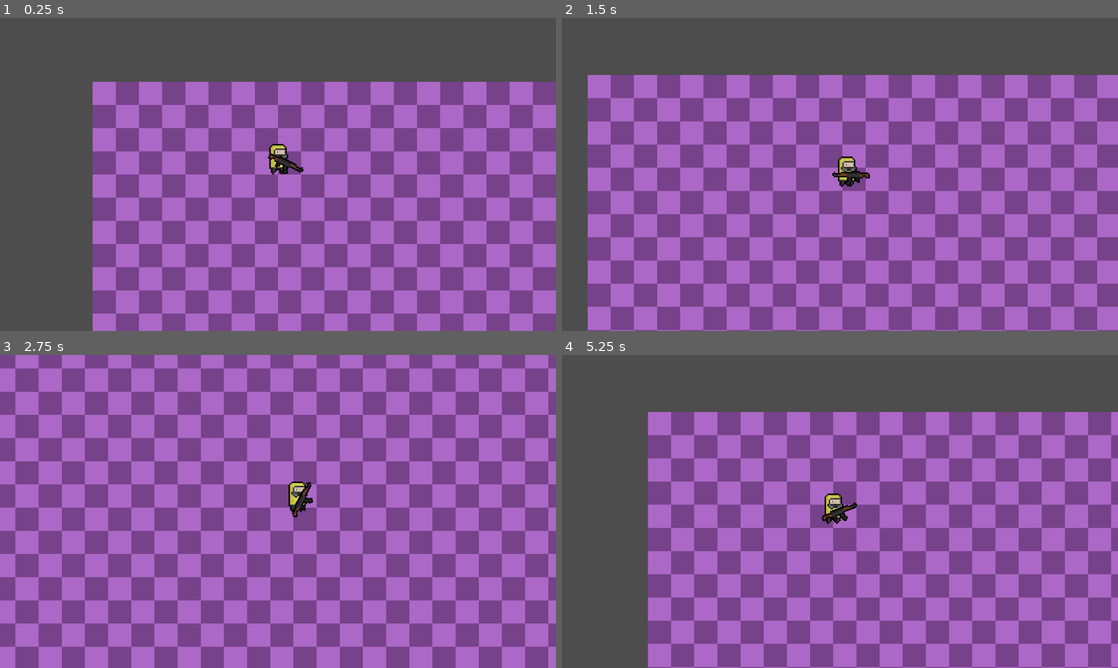
Above: before the commit, frames 1-4 (two rows, left to right).
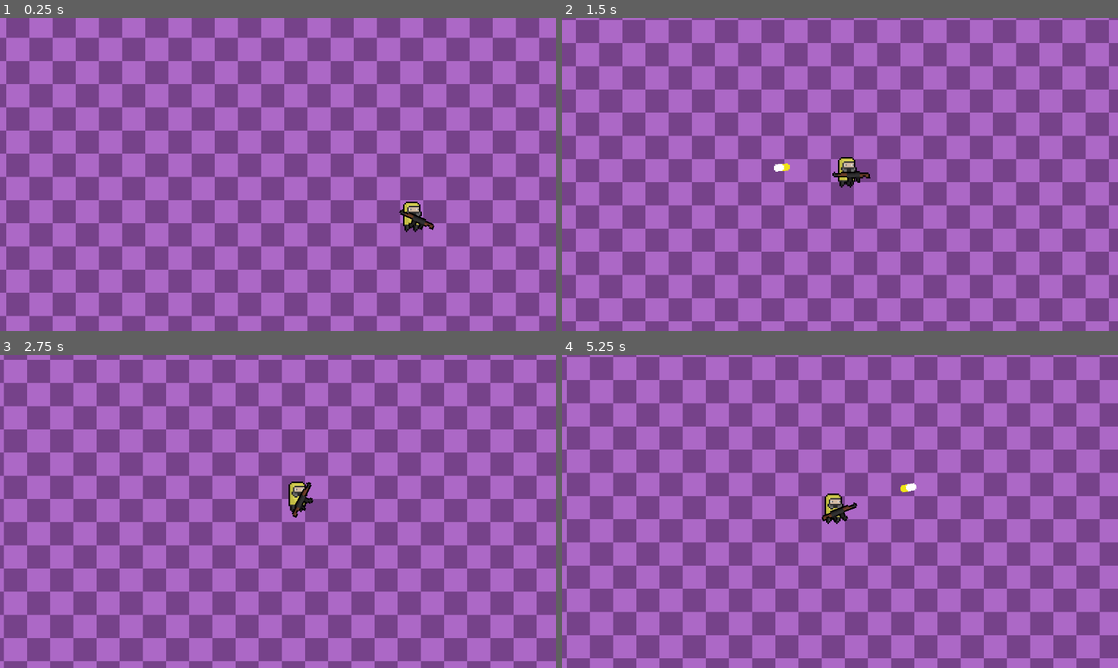
Above: after the commit, the same moments.

Repository: jenul-ferdinand/lab-ratz
Game: Godot game, scene res://Scenes/World.tscn
Same seed, same stepped clock (60 frames per second), same inputs: the game is played once before the commit and once after it.
Inputs (mouse positions are in pixels of both pictures, inside the frame that each line leads up to):
- Up to frame 1 (0.25 s): no input
- Up to frame 2 (1.5 s): move the mouse to (962, 158) at 0.52 s; hold D (right) 0.53-1.28 s; click (962, 158) at 0.6 s; move the mouse to (728, 190) at 1.27 s; hold S (down) from 1.28 s (still down); click (728, 190) at 1.35 s
- Up to frame 3 (2.75 s): move the mouse to (333, 442) at 2.02 s; release S (down) at 2.03 s; hold D (right) from 2.03 s (still down); click (333, 442) at 2.1 s
- Up to frame 4 (5.25 s): move the mouse to (812, 574) at 2.77 s; release D (right) at 2.78 s; hold W (up) 2.78-3.53 s; click (812, 574) at 2.85 s; move the mouse to (1006, 558) at 3.52 s; hold A (left) 3.53-5.03 s; click (1006, 558) at 3.6 s; move the mouse to (673, 464) at 4.27 s; click (673, 464) at 4.35 s; move the mouse to (867, 511) at 5.02 s; hold S (down) from 5.03 s (still down); click (867, 511) at 5.1 s

The runs differ from the first frame. In frame 1, 56% of the frame differs, in the area x 0-100%, y 0-100%; in frame 2, 62%; in frame 3, 51%; in frame 4, 66%.

Commit message:
Basic shooting functionality

Diff:
--- a/Scenes/Bullet.tscn
+++ b/Scenes/Bullet.tscn
@@ -1,17 +1,19 @@
-[gd_scene load_steps=3 format=3 uid="uid://bj488guruu3ig"]
+[gd_scene load_steps=4 format=3 uid="uid://bj488guruu3ig"]
 
 [ext_resource type="Texture2D" uid="uid://cmfyhntkxtyg1" path="res://Sprites/spr_bullet.png" id="1_5jfls"]
+[ext_resource type="Script" path="res://Scripts/Bullet.gd" id="1_loyqf"]
 
 [sub_resource type="CapsuleShape2D" id="CapsuleShape2D_t23fr"]
 radius = 2.5
 height = 12.0
 
-[node name="Bullet" type="RigidBody2D"]
+[node name="Bullet" type="Area2D"]
+top_level = true
+script = ExtResource("1_loyqf")
 
 [node name="Collision" type="CollisionShape2D" parent="."]
 position = Vector2(1.19209e-07, -2.01948e-28)
 rotation = 1.5708
-scale = Vector2(1, 1)
 shape = SubResource("CapsuleShape2D_t23fr")
 
 [node name="Sprite" type="Sprite2D" parent="."]
--- /dev/null
+++ b/Scenes/Gun.tscn
@@ -0,0 +1,16 @@
+[gd_scene load_steps=3 format=3 uid="uid://c5l31tvq4om7a"]
+
+[ext_resource type="Script" path="res://Scripts/Gun.gd" id="1_75sys"]
+[ext_resource type="Texture2D" uid="uid://0cnpyyo02sri" path="res://Sprites/spr_ak47.png" id="2_bl6jf"]
+
+[node name="Gun" type="StaticBody2D"]
+script = ExtResource("1_75sys")
+
+[node name="Sprite" type="Sprite2D" parent="."]
+texture_filter = 1
+position = Vector2(4, -7)
+texture = ExtResource("2_bl6jf")
+
+[node name="ShootingPoint" type="Marker2D" parent="Sprite"]
+unique_name_in_owner = true
+position = Vector2(14, -2)
--- a/Scenes/World.tscn
+++ b/Scenes/World.tscn
@@ -1,11 +1,10 @@
-[gd_scene load_steps=11 format=3 uid="uid://1cnpo66glhil"]
+[gd_scene load_steps=10 format=3 uid="uid://1cnpo66glhil"]
 
 [ext_resource type="Texture2D" uid="uid://bkenlqvfqjaxr" path="res://Sprites/spr_debug_floor.png" id="1_fu7e7"]
 [ext_resource type="Script" path="res://Scripts/PlayerCamera.gd" id="2_h0n51"]
 [ext_resource type="Script" path="res://Scripts/Player.gd" id="3_m3143"]
 [ext_resource type="Texture2D" uid="uid://bjnpx3lj77x0y" path="res://Sprites/spr_hazmat.png" id="4_oid07"]
-[ext_resource type="Script" path="res://Scripts/Gun.gd" id="5_jvlux"]
-[ext_resource type="Texture2D" uid="uid://0cnpyyo02sri" path="res://Sprites/spr_ak47.png" id="6_rvcyd"]
+[ext_resource type="PackedScene" uid="uid://c5l31tvq4om7a" path="res://Scenes/Gun.tscn" id="5_1f4h0"]
 
 [sub_resource type="TileSetAtlasSource" id="TileSetAtlasSource_t47xf"]
 texture = ExtResource("1_fu7e7")
@@ -39,6 +38,7 @@
 script = ExtResource("2_h0n51")
 
 [node name="Player" type="CharacterBody2D" parent="."]
+position = Vector2(312, 134)
 script = ExtResource("3_m3143")
 
 [node name="Collision" type="CollisionShape2D" parent="Player"]
@@ -58,10 +58,4 @@
 shape = SubResource("CapsuleShape2D_j3l0l")
 debug_color = Color(0.984314, 0, 0.352941, 0.419608)
 
-[node name="Gun" type="StaticBody2D" parent="Player"]
-script = ExtResource("5_jvlux")
-
-[node name="Sprite" type="Sprite2D" parent="Player/Gun"]
-texture_filter = 1
-position = Vector2(4, -7)
-texture = ExtResource("6_rvcyd")
+[node name="Gun" parent="Player" instance=ExtResource("5_1f4h0")]
--- /dev/null
+++ b/Scripts/Bullet.gd
@@ -0,0 +1,11 @@
+extends Area2D
+
+const BULLET_SPEED = 300
+
+func _process(delta):
+	# Set the direction of the bullet always to be rotated from the right
+	var direction = Vector2.RIGHT.rotated(rotation)
+
+
+	# Move the bullet
+	position += direction * BULLET_SPEED * delta
--- a/Scripts/Gun.gd
+++ b/Scripts/Gun.gd
@@ -10,7 +10,30 @@
 	$Sprite.rotation_degrees = angle_degrees
 
 	# Flipping gun if mouse is on left or right of origin
-	if (mouse_position.x < position.x):
-		$Sprite.flip_v = true
+	$Sprite.flip_v = true if mouse_position.x < position.x else false
+
+	# Flipping the shooting point based on gun
+	if $Sprite.flip_v == true:
+		%ShootingPoint.position.y = +2
 	else:
-		$Sprite.flip_v = false
+		%ShootingPoint.position.y = -2
+
+	# Handle shooting input
+	if Input.is_action_just_pressed("shoot"):
+		shoot()
+
+func shoot():
+	# Preload the bullet scene
+	const BULLET = preload("res://Scenes/Bullet.tscn")
+
+	# Create an instance of the bullet scene
+	var new_bullet = BULLET.instantiate()
+
+	# Set the global position as the ShootingPoint of the gun
+	new_bullet.global_position = %ShootingPoint.global_position
+
+	# Set the rotation
+	new_bullet.global_rotation = %ShootingPoint.global_rotation
+
+	# Add the new Bullet as a child of the ShootingPoint
+	%ShootingPoint.add_child(new_bullet)
--- a/Scripts/Player.gd
+++ b/Scripts/Player.gd
@@ -20,6 +20,11 @@
 	if Input.is_action_pressed("right"):
 		motion.x += 1
 
+	if motion.x < 0:
+		$Sprite.flip_h = true;
+	else:
+		$Sprite.flip_h = false;
+
 	# Normalise movement (same speed every direction)
 	motion = motion.normalized()
 	# Apply motion times movespeed to player velocity
--- a/project.godot
+++ b/project.godot
@@ -41,6 +41,11 @@
 "events": [Object(InputEventKey,"resource_local_to_scene":false,"resource_name":"","device":-1,"window_id":0,"alt_pressed":false,"shift_pressed":false,"ctrl_pressed":false,"meta_pressed":false,"pressed":false,"keycode":0,"physical_keycode":68,"key_label":0,"unicode":100,"echo":false,"script":null)
 ]
 }
+shoot={
+"deadzone": 0.5,
+"events": [Object(InputEventMouseButton,"resource_local_to_scene":false,"resource_name":"","device":-1,"window_id":0,"alt_pressed":false,"shift_pressed":false,"ctrl_pressed":false,"meta_pressed":false,"button_mask":1,"position":Vector2(179, 6),"global_position":Vector2(183, 47),"factor":1.0,"button_index":1,"canceled":false,"pressed":true,"double_click":false,"script":null)
+]
+}
 
 [rendering]
 
